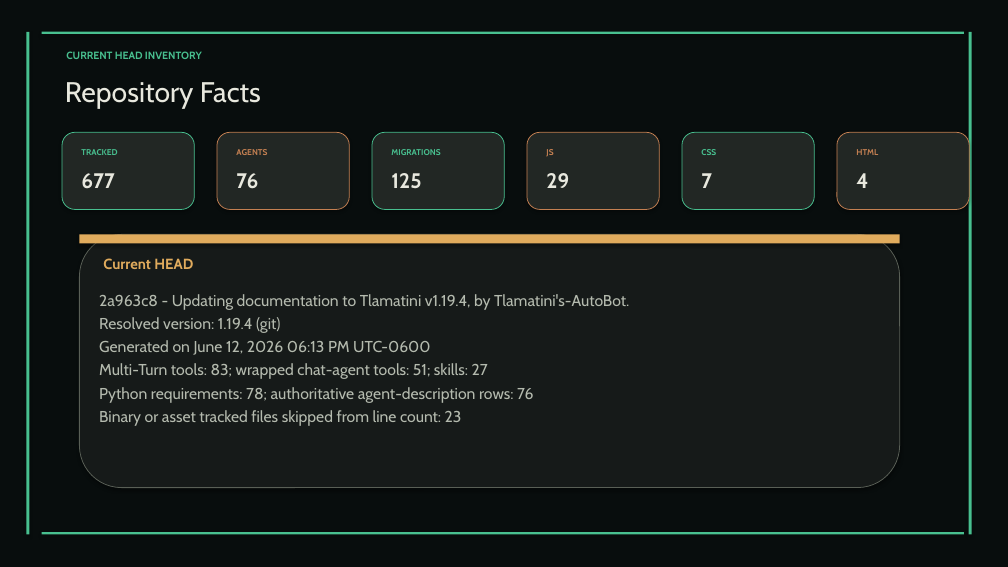
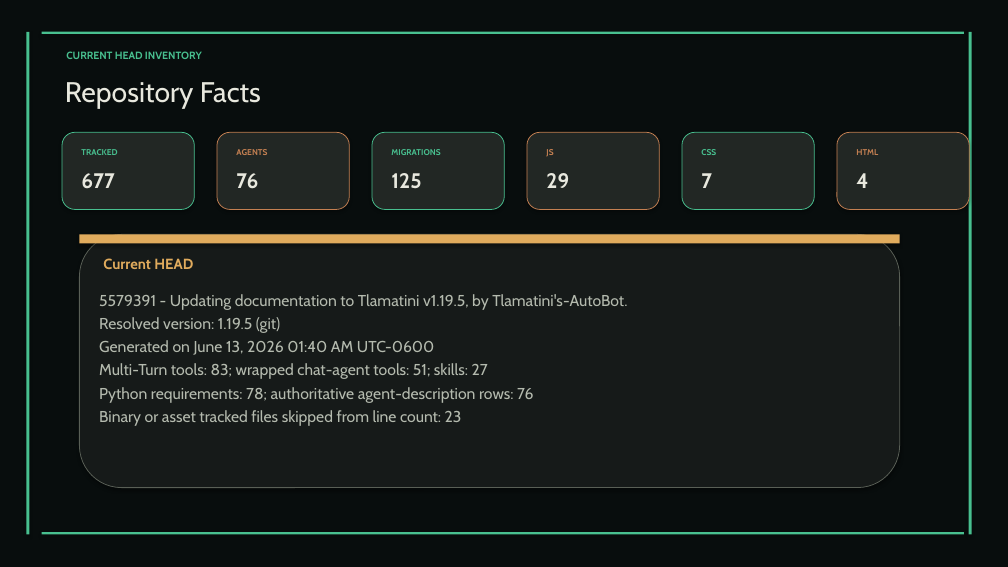
Before and after one commit to XAIHT/Tlamatini, a slide deck: slide 55 of Tlamatini_eXtended_Artificial_Intelligence_Humanly_Tempered.pptx (slide 54 before the commit). Drawn at 1008x567 pixels with LibreOffice and Linux fonts; fonts in the diff are those of the drawing. Boxes give left, top, right and bottom in pixels: in the first picture for what was removed or moved away, otherwise in the second. Text is boxed around its words. In the diff, an @@ line names an element or a change of style, - is before the commit and + after.

Commit message:
Updating visual documentation to Tlamatini v1.19.5, by Tlamatini's-AutoBot.

```diff
--- a/Tlamatini_eXtended_Artificial_Intelligence_Humanly_Tempered.pptx
+++ b/Tlamatini_eXtended_Artificial_Intelligence_Humanly_Tempered.pptx
@@ text at <box>99,294,627,355</box>: text changed @@
-2a963c8 - Updating documentation to Tlamatini v1.19.4, by Tlamatini's-AutoBot.
-Resolved version: 1.19.4 (git)
-Generated on June 12, 2026 06:13 PM UTC-0600
+5579391 - Updating documentation to Tlamatini v1.19.5, by Tlamatini's-AutoBot.
+Resolved version: 1.19.5 (git)
+Generated on June 13, 2026 01:40 AM UTC-0600
```
Also in this commit, not shown: 17 other slides changed, 2 slides added, 2 other files.
